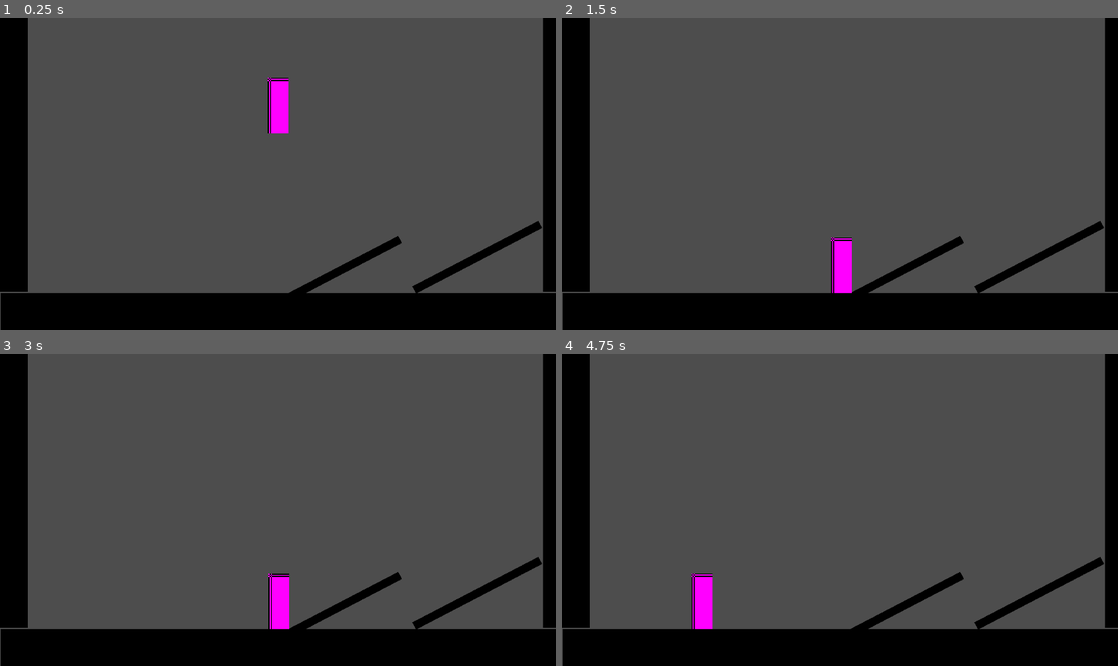
Above: before the commit, frames 1-4 (two rows, left to right).
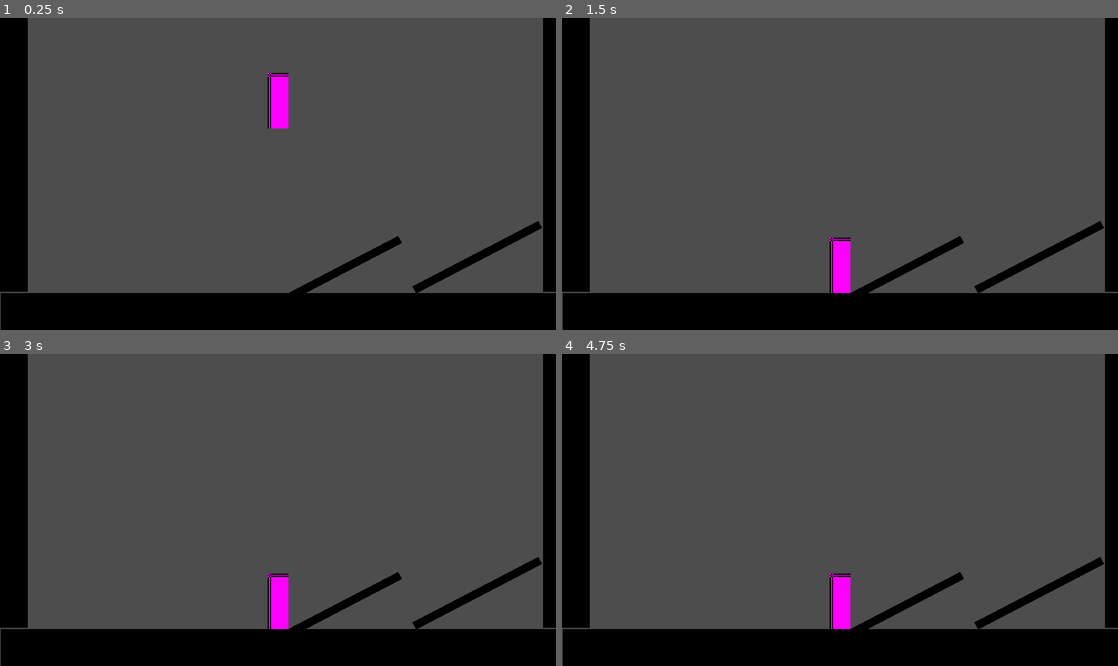
Above: after the commit, the same moments.

Repository: JohnBrunson/godot-metroidvania
Game: Godot game, scene res://playground.tscn
Same seed, same stepped clock (60 frames per second), same inputs: the game is played once before the commit and once after it.
Inputs:
- Up to frame 1 (0.25 s): no input
- Up to frame 2 (1.5 s): hold Right (right) 0.53-1.28 s; hold Z (jump) 0.53-1.28 s; hold Down (down) from 1.28 s (still down); tap Z (jump) at 1.35 s
- Up to frame 3 (3 s): tap Z (jump) at 1.52, 1.82, 2.85 s; tap Enter at 2 s; release Down (down) at 2.03 s; hold Right (right) 2.03-2.78 s; hold Z (jump) 2.03-2.78 s; hold Up (up) from 2.78 s (still down)
- Up to frame 4 (4.75 s): tap Z (jump) at 3.02, 3.32, 4.35, 4.52 s; tap Space at 3.5 s; release Up (up) at 3.53 s; hold Z (jump) 3.53-4.28 s; hold Left (left) from 3.53 s (still down)

The runs differ from the first frame. In frame 1, 0.2% of the frame differs, in the area x 48-52%, y 17-37%; in frame 2, 0.2%; in frame 3, 0.1%; in frame 4, 1.4%, in the area x 23-52%, y 70-89%.

Commit message:
Player state machine started

Diff:
--- a/player/player.tscn
+++ b/player/player.tscn
@@ -1,6 +1,7 @@
-[gd_scene load_steps=4 format=3 uid="uid://byque4w54oowj"]
+[gd_scene load_steps=5 format=3 uid="uid://byque4w54oowj"]
 
 [ext_resource type="Script" uid="uid://c6ba85agjfcwg" path="res://player/scripts/player.gd" id="1_oul6g"]
+[ext_resource type="Script" uid="uid://b5shtltphsrlx" path="res://player/states/00_player_state.gd" id="2_rkbax"]
 
 [sub_resource type="PlaceholderTexture2D" id="PlaceholderTexture2D_kqu6x"]
 size = Vector2(18, 48)
@@ -18,3 +19,11 @@
 [node name="CollisionShape2D" type="CollisionShape2D" parent="."]
 position = Vector2(0, -23)
 shape = SubResource("RectangleShape2D_kqu6x")
+
+[node name="States" type="Node" parent="."]
+
+[node name="Idle" type="Node" parent="States"]
+script = ExtResource("2_rkbax")
+
+[node name="Run" type="Node" parent="States"]
+script = ExtResource("2_rkbax")
--- a/player/scripts/player.gd
+++ b/player/scripts/player.gd
@@ -1,18 +1,74 @@
 class_name Player extends CharacterBody2D
 
+#region /// State Machine Variables
+var states: Array [ PlayerState ]
+var current_state : PlayerState :
+	get : return states.front()
+var previous_state : PlayerState :
+	get : return states [ 1 ]
+
+#endregion
+
+#region /// standard variables
+var direction : Vector2 = Vector2 (0, 0)
+var gravity : float = 980
+
+#endregion
+
+func _ready() -> void:
+	#Initialize the states
+	initialize_states()
+	pass
+func _unhandled_input(event: InputEvent) -> void:
+	change_state(current_state.handle_input(event))
+	pass
 func _process(_delta: float) -> void:
-
+	update_direction()
+	change_state( current_state.process(_delta))
 	pass
 
 func _physics_process(_delta: float) -> void:
-	velocity.x = 0.0
-	if Input.is_action_pressed("left"):
-		velocity.x = -100
-	elif Input.is_action_pressed("right"):
-		velocity.x = 100
-	velocity.y = velocity.y + 980 * _delta
-	# This does not work, was merely an experiment. Can be deleted.
-	if Input.is_action_pressed("jump"):
-		velocity.y = 1000
 	move_and_slide()
+	velocity.y += gravity * _delta
+	change_state( current_state.physics_process(_delta))
 	pass
+
+func initialize_states() -> void:
+	states = []
+	#gather all states
+	for c in $States.get_children():
+		if c is PlayerState:
+			states.append( c )
+			c.player = self
+	# failsafe
+	if states.size() == 0:
+		return
+	#initialize all states
+	for state in states:
+		state.init()
+
+		change_state( current_state )
+		current_state.enter()
+	#set first state
+	pass
+	print (states)
+
+func change_state( new_state : PlayerState ) -> void:
+	# Safety check
+	if new_state == null:
+		return
+	elif new_state == current_state:
+		return
+	# Check if current state is true, then call its exit function
+	if current_state:
+		current_state.exit()
+	# Then set the new state
+	states.push_back(new_state)
+	current_state.enter()
+	# Cleanup - Keep only the last three actions.
+	states.resize( 3 )
+	pass
+func update_direction() -> void:
+	#var prev_direction : Vector2 = direction
+	direction = Input.get_vector("left", "right", "up", "down")
+	pass
--- /dev/null
+++ b/player/states/00_player_state.gd
@@ -0,0 +1,40 @@
+@icon ( "res://player/states/state.svg" )
+class_name PlayerState extends Node
+
+var player : Player
+var next_state : PlayerState
+
+#region /// state references
+# Reference to all other states
+
+#endregion
+# Template for every state that a state should do.
+
+# What happens when this state is initialized?
+func init() -> void:
+	#print ("init! ", name)
+	pass
+
+# What happens when we enter this state?
+func enter() -> void:
+	#print ("enter: ", name)
+	pass
+
+# What happens when we exit this state?
+func exit() -> void:
+	#print ("exit: ", name)
+	pass
+
+# What happens when an input is pressed?
+func handle_input( _event : InputEvent ) -> PlayerState:
+	#if _event.is_action_pressed("jump"):
+		#print ("jump: ", name)
+	return next_state
+
+# What happens each process tick in this state?
+func process ( _delta: float ) -> PlayerState:
+	return next_state
+
+# What happens each physics_process tick in this state?
+func physics_process ( _delta: float ) -> PlayerState:
+	return next_state
--- /dev/null
+++ b/player/states/idle.gd
@@ -0,0 +1 @@
+extends Node
--- /dev/null
+++ b/player/states/run.gd
@@ -0,0 +1,25 @@
+class_name PlayerStateIdle extends PlayerState
+
+# What happens when this state is initialized?
+func init() -> void:
+	pass
+
+# What happens when we enter this state?
+func enter() -> void:
+	pass
+
+# What happens when we exit this state?
+func exit() -> void:
+	pass
+
+# What happens when an input is pressed?
+func handle_input( _event : InputEvent ) -> PlayerState:
+	return next_state
+
+# What happens each process tick in this state?
+func process ( _delta: float ) -> PlayerState:
+	return next_state
+
+# What happens each physics_process tick in this state?
+func physics_process ( _delta: float ) -> PlayerState:
+	return next_state
--- /dev/null
+++ b/player/states/state.svg
@@ -0,0 +1,15 @@
+<svg width="16" height="16" viewBox="0 0 16 16" fill="none" xmlns="http://www.w3.org/2000/svg">
+<g clip-path="url(#clip0_3311_68)">
+<circle cx="8" cy="8" r="8" fill="#505050"/>
+<circle cx="8" cy="8" r="5" fill="#FF4A4A"/>
+<path d="M6 1V6H1L6 1Z" fill="#E5E5E5"/>
+<path d="M16 11V16H11L16 11Z" fill="#FF4A4A"/>
+<path d="M5 4L1 0H0V1L4 5L5 4Z" fill="#E5E5E5"/>
+<path d="M11 10L10 11L14 15L15 14L11 10Z" fill="#FF4A4A"/>
+</g>
+<defs>
+<clipPath id="clip0_3311_68">
+<rect width="16" height="16" fill="white"/>
+</clipPath>
+</defs>
+</svg>
Not shown, added: player/states/00_player_state.gd.uid
Not shown, added: player/states/idle.gd.uid
Not shown, added: player/states/run.gd.uid
Not shown, added: player/states/state.svg.import
